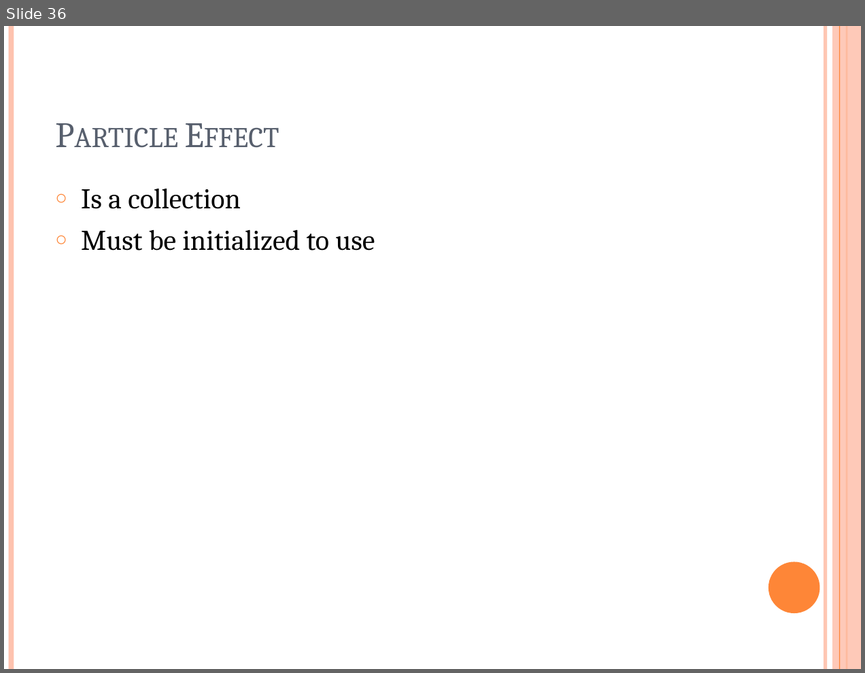
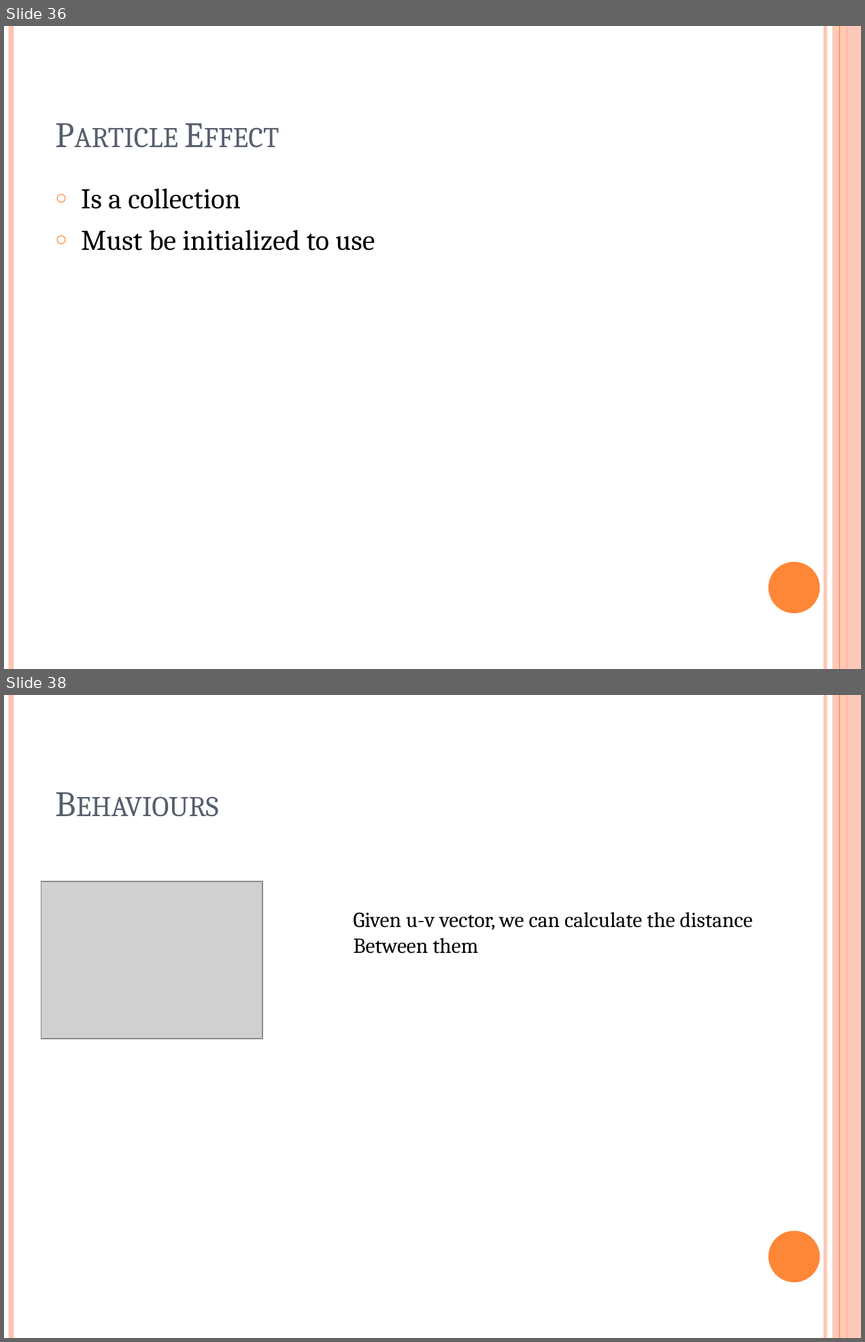
Before and after one commit to Andrea/XNAWorkshop, a slide deck: XNA workshop.pptx. Shown one above the other, each under a label of ours: slide 36 before the commit, slides 36 and 38 after it; the slides between them are not shown. The pictures are 865x673 and 865x1342 pixels, drawn with LibreOffice and Linux fonts; fonts in the diff are those of the drawing; grey boxes stand for pictures. Boxes give left, top, right and bottom in pixels: in the first picture for what was removed or moved away, otherwise in the second. Text is boxed around its words. In the diff, an @@ line names an element or a change of style, - is before the commit and + after.

```diff
--- a/XNA workshop.pptx
+++ b/XNA workshop.pptx
@@ slide 38 added at (4,695,861,1338), background #FFFFFF; not listed: 6 template elements that a slide beside it also shows @@
@@ title added at (47,721,747,828), 30 pt, text #575F6D, small capitals @@
+Behaviours
@@ picture added at (41,882,262,1038) @@
@@ text added at (353,912,753,953), 18 pt, text #000000 @@
+Given u-v vector, we can calculate the distance
+Between them
```
Also in this commit, not shown: 3 other slides added, 1 other file.
